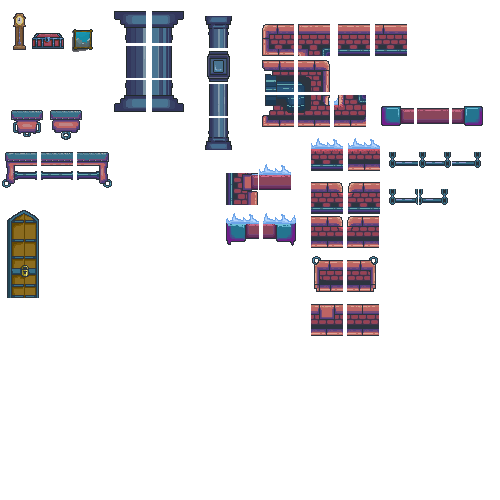
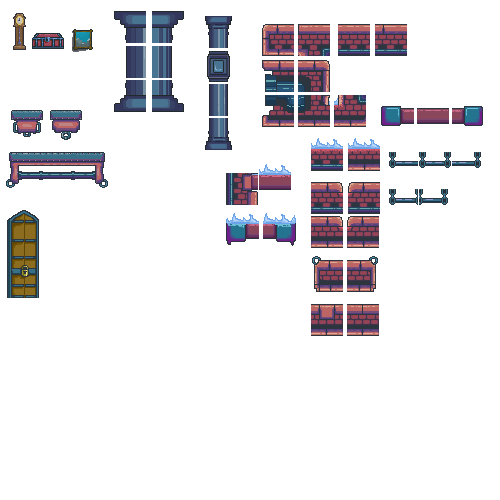
Layer changes from the first (500, 500) image to the second:
painted on "Layer 20" over box(2, 152, 108, 188)
removed layer "Layer 18 copy" over box(17, 152, 73, 180)
removed layer "Layer 11 copy" over box(17, 152, 112, 188)
